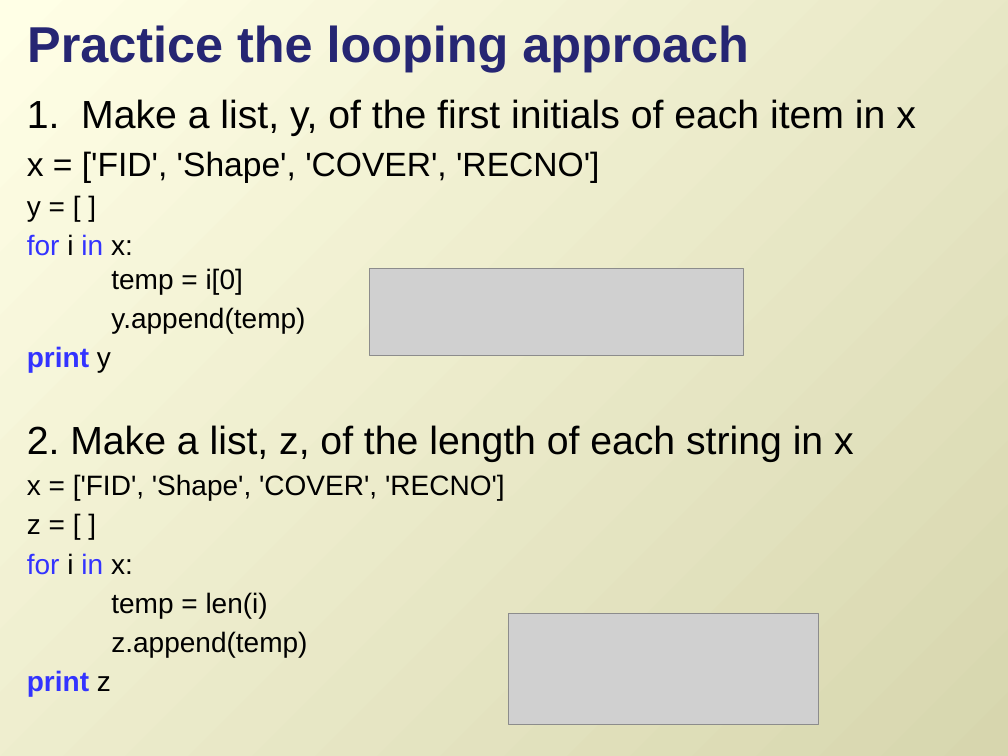
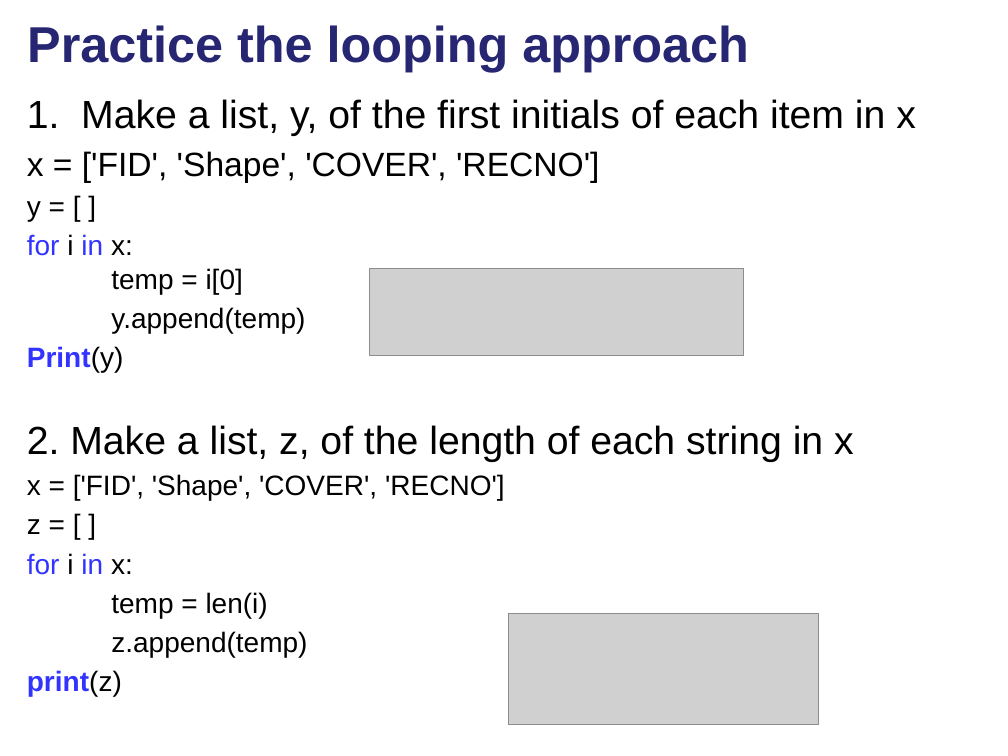
Before and after one commit to lgtateos/gis540, a slide deck: slide 4 of slides/looping2.pptx. Drawn at 1008x756 pixels with LibreOffice and Linux fonts; fonts in the diff are those of the drawing; grey boxes stand for pictures. Boxes give left, top, right and bottom in pixels: in the first picture for what was removed or moved away, otherwise in the second. Text is boxed around its words. In the diff, an @@ line names an element or a change of style, - is before the commit and + after.

```diff
--- a/slides/looping2.pptx
+++ b/slides/looping2.pptx
@@ background gradient #FFFFE6 to #D7D6AE to #FFFFFF @@
@@ text at (x1=27, y1=346, x2=124, y2=373): text changed @@
-print y
+Print(y)
@@ text at (x1=27, y1=670, x2=122, y2=696): text changed @@
-print z
+print(z)
```
Also in this commit, not shown: 35 other slides changed.
